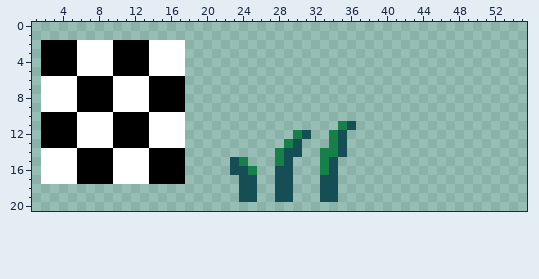
A sprite sheet gets an edit: gms2platformer/tilesets/ts_Vegetation/output_tileset.png. That is the earlier state.
The file is 80x80 pixels. Shown: x 1..55, y 0..20.
New version:
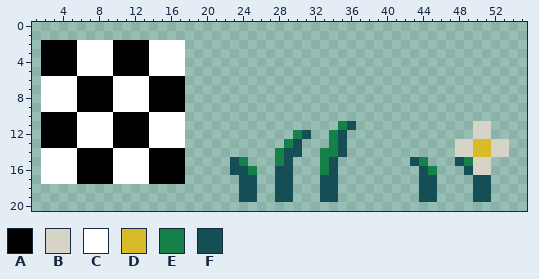
Palette (. is transparent): A #000000  B #d6d3c7  C #ffffff  D #d8bb29  E #168049  F #154e54
Edits made:
Changed rows in their new state; - is an unchanged pixel.
first column x 43:
11 -------BB--
12 -------BB--
13 -----BBDDBB
14 -----BBDDBB
15 FE---FEBB--
16 -FE---FBB--
17 -FF----FF--
18 -FF----FF--
19 -FF----FF--
Where, in picture pixels (left, top, right, bottom), the same in both pictures:
added: (410, 121, 509, 202)
